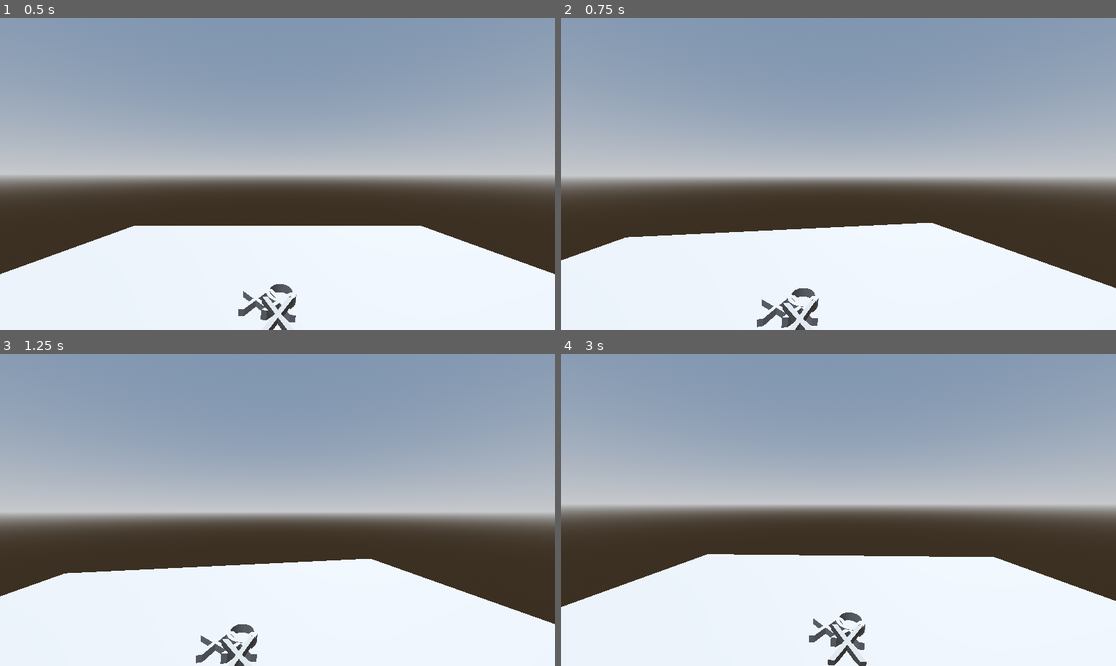
Above: before the commit, frames 1-4 (two rows, left to right).
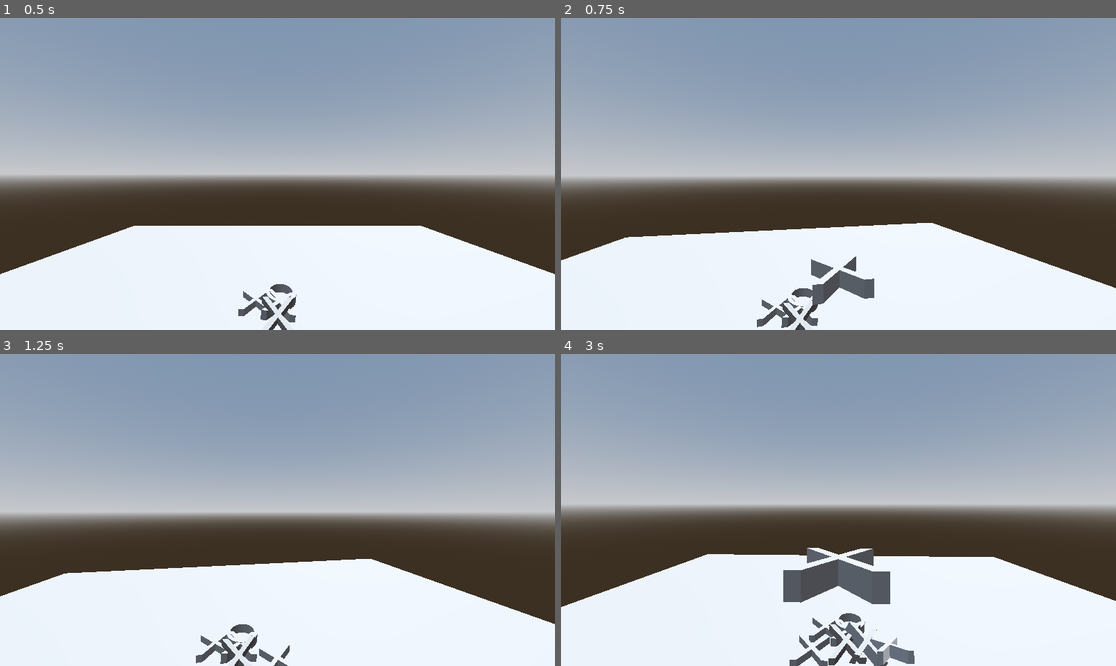
Above: after the commit, the same moments.

Repository: masteroftime/throw-tac-toe
Game: Godot game, scene res://src/level.tscn
Two runs of this game, one before a commit and one after it. Both use one fixed random seed, a clock stepped at 60 frames per second and the inputs below.
Inputs (mouse positions are in pixels of both pictures, inside the frame that each line leads up to):
- Up to frame 1 (0.5 s): no input
- Up to frame 2 (0.75 s): move the mouse to (866, 174) at 0.52 s; press the mouse at (866, 174) at 0.53 s
- Up to frame 3 (1.25 s): no input
- Up to frame 4 (3 s): tap Enter at 1.25, 2.75 s; move the mouse to (810, 510) at 1.27 s; release the mouse at (810, 510) at 1.28 s; click (810, 510) at 1.35 s; tap Space at 2 s; move the mouse to (849, 503) at 2.02 s; press the mouse at (849, 503) at 2.03 s; move the mouse to (832, 516) at 2.77 s; release the mouse at (832, 516) at 2.78 s; click (832, 516) at 2.85 s

Frame 1 is identical in both runs. In frame 2, 0.9% of the frame differs, in the area x 45-57%, y 76-92%; in frame 3, 0.1%; in frame 4, 3.2%, in the area x 40-64%, y 62-100%.

Commit message:
Added ability to throw objects

Diff:
--- a/project.godot
+++ b/project.godot
@@ -14,3 +14,11 @@
 run/main_scene="res://src/level.tscn"
 config/features=PackedStringArray("4.2", "Forward Plus")
 config/icon="res://icon.svg"
+
+[input]
+
+throw={
+"deadzone": 0.5,
+"events": [Object(InputEventMouseButton,"resource_local_to_scene":false,"resource_name":"","device":-1,"window_id":0,"alt_pressed":false,"shift_pressed":false,"ctrl_pressed":false,"meta_pressed":false,"button_mask":0,"position":Vector2(0, 0),"global_position":Vector2(0, 0),"factor":1.0,"button_index":1,"canceled":false,"pressed":false,"double_click":false,"script":null)
+]
+}
--- a/src/player.gd
+++ b/src/player.gd
@@ -1,6 +1,9 @@
 extends Node3D
 
 const MOUSE_SENSITIVITY = 0.003
+const THROW_SPEED = 2
+
+const SymbolX = preload("res://src/symbol_x.tscn")
 
 @onready var camera = $Camera3D
 
@@ -11,3 +14,9 @@
 	if event is InputEventMouseMotion:
 		rotation.y = clamp(rotation.y - event.relative.x * MOUSE_SENSITIVITY, -PI/4, PI/4)
 		camera.rotation.x = clamp(camera.rotation.x-event.relative.y * MOUSE_SENSITIVITY, -PI/4, PI/4)
+
+	if event.is_action_pressed("throw"):
+		var symbol = SymbolX.instantiate()
+		symbol.position = global_position
+		symbol.linear_velocity = -basis.z * THROW_SPEED
+		get_parent_node_3d().add_child(symbol)
